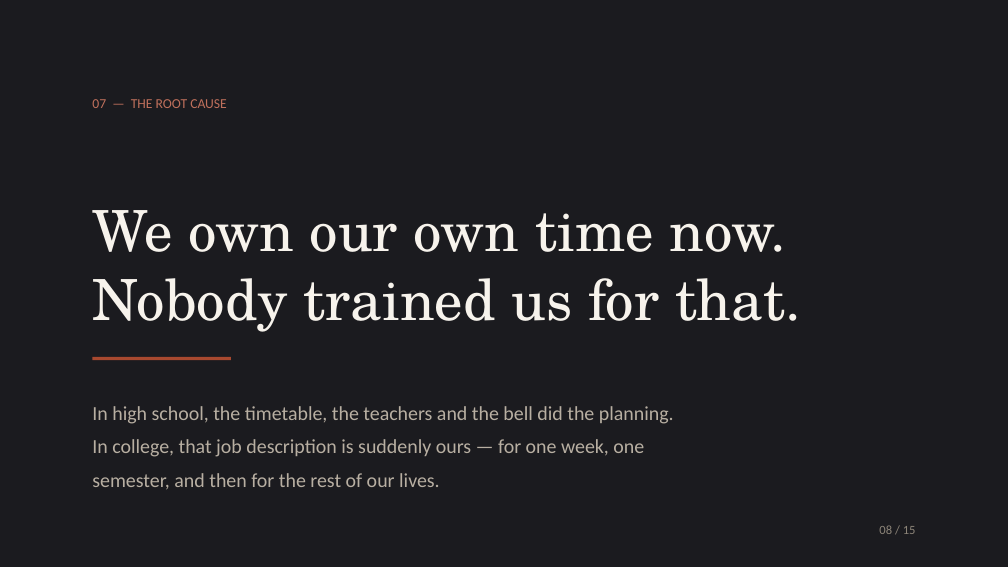
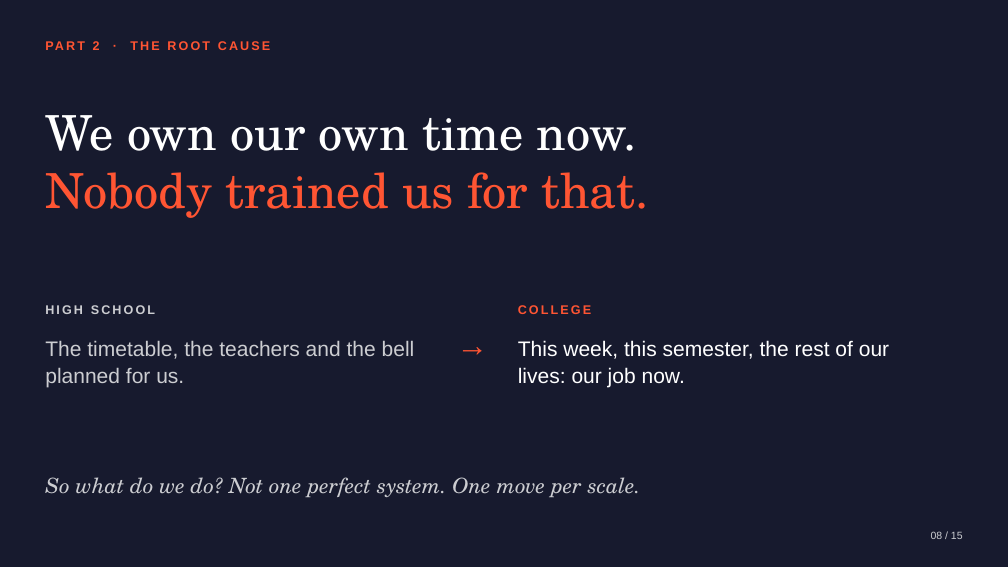
Before and after one commit to Kyson-CCHEN/English-presentation, a slide deck: slide 8 of Planning_Is_the_Pressure.pptx. Drawn at 1008x567 pixels with LibreOffice and Linux fonts; fonts in the diff are those of the drawing. Boxes give left, top, right and bottom in pixels: in the first picture for what was removed or moved away, otherwise in the second. Text is boxed around its words. In the diff, an @@ line names an element or a change of style, - is before the commit and + after.

```diff
--- a/Planning_Is_the_Pressure.pptx
+++ b/Planning_Is_the_Pressure.pptx
@@ background #FFFFFF to #171A2E @@
@@ rectangle removed at [0, 0, 1008, 567] @@
@@ text at [93, 41, 270, 50]: text changed; size 13 to 12 pt; font Calibri to Arial; text colour #C0705C to #FF5533; bold on @@
-07 — THE ROOT CAUSE
+PART 2 · THE ROOT CAUSE
@@ text at [45, 115, 637, 151]: size 54 to 46 pt, text colour #F7F3EC to #FFFFFF in "We own our own time now."; line spacing 1.05 to 1 @@
@@ text "We own our own time ...": place and size @@
-text "We own our own time ..." at [92, 210, 787, 252]
+text "We own our own time ..." at [45, 115, 649, 218]
@@ text at [45, 172, 649, 218]: paragraph added @@
+Nobody trained us for that.
@@ text removed at [92, 278, 801, 332] @@
-Nobody trained us for that.
@@ text added at [45, 305, 155, 314], 12 pt, text #CCCDD1, bold @@
+HIGH SCHOOL
@@ text added at [450, 325, 495, 371], 30 pt, text #FF5533 @@
+→
@@ text added at [518, 305, 591, 314], 12 pt, text #FF5533, bold @@
+COLLEGE
@@ text at [45, 340, 415, 388]: text changed; size 19 to 20 pt; font Calibri to Arial; text colour #B8AFA2 to #CCCDD1 @@
-In high school, the timetable, the teachers and the bell did the planning.
+The timetable, the teachers and the bell planned for us.
@@ rectangle removed at [92, 357, 231, 360] @@
@@ text added at [518, 340, 889, 388], 20 pt, text #FFFFFF @@
+This week, this semester, the rest of our lives: our job now.
@@ text removed at [92, 439, 644, 457] @@
-In college, that job description is suddenly ours — for one week, one
@@ text added at [45, 477, 641, 498], 20 pt, text #CCCDD1, italic @@
+So what do we do? Not one perfect system. One move per scale.
@@ text removed at [92, 473, 440, 490] @@
-semester, and then for the rest of our lives.
@@ text "08 / 15" at [931, 531, 963, 539]: size 12 to 10 pt, font Calibri to Arial, text colour #8C8478 to #CCCDD1; line spacing 0.9 to 1 @@
```
Also in this commit, not shown: 10 other slides changed, 4 slides added, 4 slides removed.
